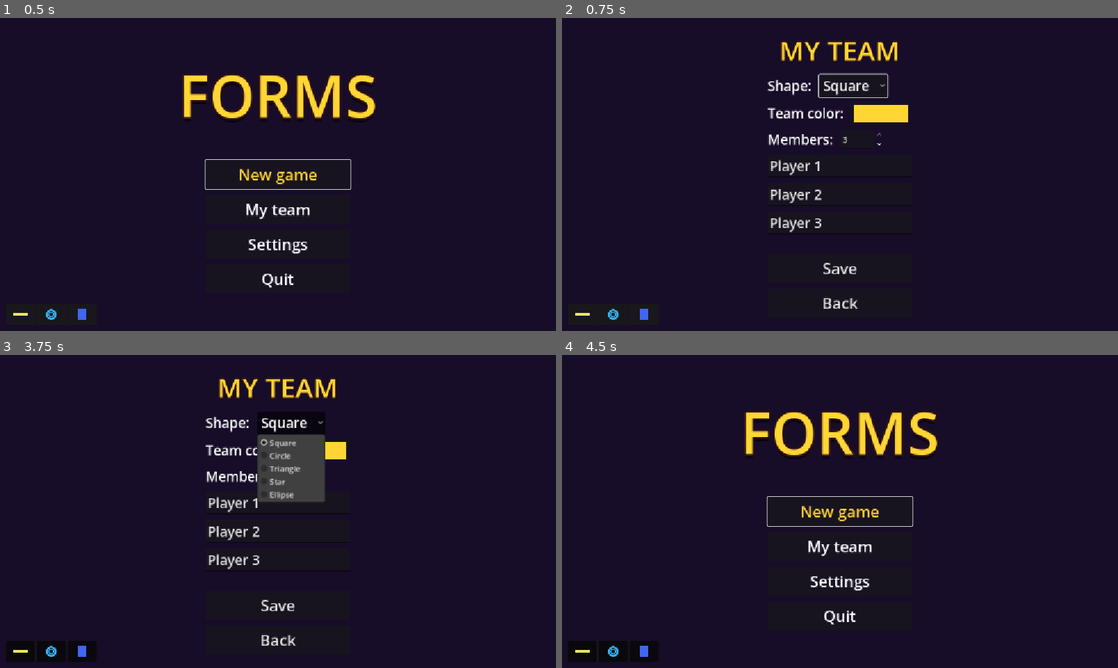
Above: before the commit, frames 1-4 (two rows, left to right).
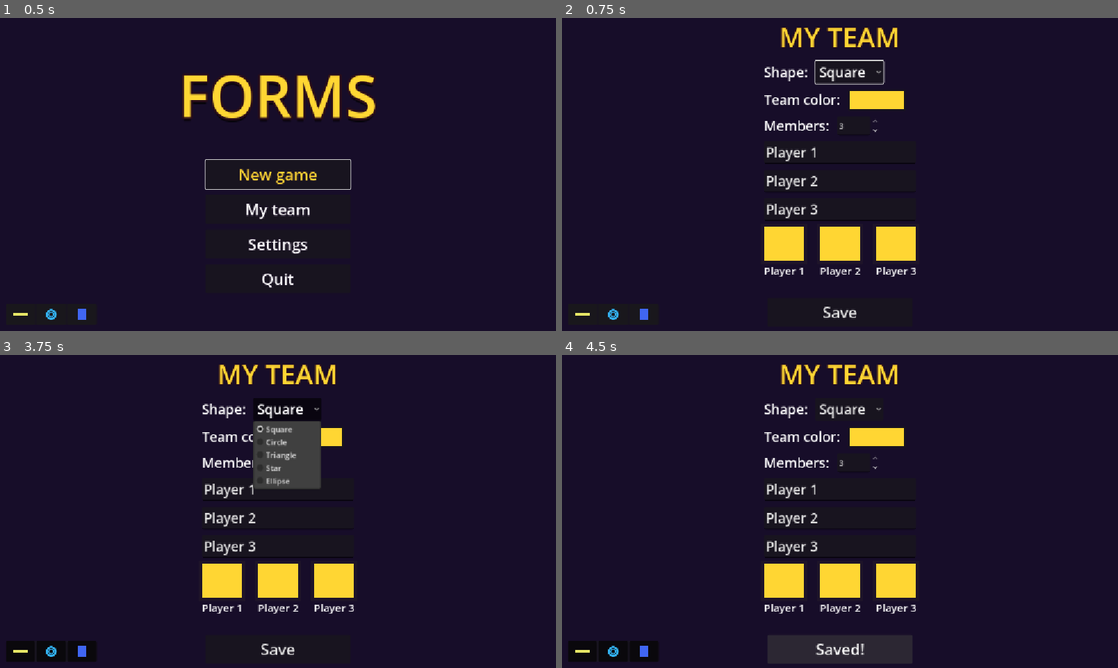
Above: after the commit, the same moments.

Repository: SDVGames-Studio/forms
Game: Godot game, scene res://Main.tscn
Same seed, same stepped clock (60 frames per second), same inputs: the game is played once before the commit and once after it.
Inputs (mouse positions are in pixels of both pictures, inside the frame that each line leads up to):
- Up to frame 1 (0.5 s): no input
- Up to frame 2 (0.75 s): click "My team" at 0.5 s
- Up to frame 3 (3.75 s): click (22, 652) at 1.27 s; click (50, 652) at 2.02 s; click (83, 652) at 2.77 s; click "Square" at 3.5 s
- Up to frame 4 (4.5 s): click (840, 639) at 4.25 s, where only the run before the commit has a clickable "Back"

Frame 1 is identical in both runs. In frame 2, 7.8% of the frame differs, in the area x 36-64%, y 3-96%; in frame 3, 8.5%; in frame 4, 10%, in the area x 32-68%, y 3-99%.

Commit message:
fix(team): live team preview in the team menu, outlined figure shapes (#169)

Diff:
--- a/TeamMenu.gd
+++ b/TeamMenu.gd
@@ -12,6 +12,7 @@
 @onready var _color: ColorPickerButton = %TeamColorPicker
 @onready var _size: SpinBox = %TeamSizeSpinBox
 @onready var _names: Array[LineEdit] = [%Name1Edit, %Name2Edit, %Name3Edit]
+@onready var _preview_row: HBoxContainer = %PreviewRow
 @onready var _save_button: Button = %SaveButton
 @onready var _back_button: Button = %BackButton
 
@@ -19,8 +20,12 @@
 func _ready() -> void:
 	for shape in SHAPES:
 		_shape.add_item(shape.capitalize())
-	_shape.item_selected.connect(func(index: int) -> void: GameConfig.team_shape = SHAPES[index])
-	_color.color_changed.connect(func(color: Color) -> void: GameConfig.team_color = color)
+	_shape.item_selected.connect(func(index: int) -> void:
+		GameConfig.team_shape = SHAPES[index]
+		_refresh_preview())
+	_color.color_changed.connect(func(color: Color) -> void:
+		GameConfig.team_color = color
+		_refresh_preview())
 	_size.value_changed.connect(_on_size_changed)
 	_save_button.pressed.connect(_on_save_pressed)
 	_back_button.pressed.connect(_on_back_pressed)
@@ -31,7 +36,10 @@
 	_size.set_value_no_signal(clampi(_count_named(), 1, 3))
 	for i in _names.size():
 		_names[i].text = GameConfig.member_names[i]
+		_names[i].text_changed.connect(func(_text: String) -> void: _refresh_preview())
 	_update_name_edits()
+	_refresh_preview()
+	_shape.grab_focus()
 	_shape.grab_focus()
 
 
@@ -48,6 +56,33 @@
 	_update_name_edits()
 	for i in int(value):
 		GameConfig.member_names[i] = _names[i].text
+	_refresh_preview()
+
+
+## Issue #169 rework: live preview of the team — one little figure per
+## member with the picked shape, team color and name.
+func _refresh_preview() -> void:
+	for child in _preview_row.get_children():
+		child.queue_free()
+	for i in int(_size.value):
+		var slot := VBoxContainer.new()
+		slot.alignment = BoxContainer.ALIGNMENT_CENTER
+		var figure := Control.new()
+		figure.custom_minimum_size = Vector2(72, 72)
+		var visual: Control = load("res://scripts/ShapeVisual.gd").new()
+		visual.set_anchors_preset(Control.PRESET_FULL_RECT)
+		visual.set_shape(SHAPES[_shape.selected])
+		visual.set_shape_color(_color.color)
+		figure.add_child(visual)
+		var label := Label.new()
+		label.text = _names[i].text.strip_edges()
+		if label.text.is_empty():
+			label.text = GameConfig.member_names[i]
+		label.horizontal_alignment = HORIZONTAL_ALIGNMENT_CENTER
+		label.add_theme_font_size_override("font_size", 22)
+		slot.add_child(figure)
+		slot.add_child(label)
+		_preview_row.add_child(slot)
 
 
 func _update_name_edits() -> void:
--- a/TeamMenu.tscn
+++ b/TeamMenu.tscn
@@ -104,6 +104,12 @@
 text = "Player 3"
 max_length = 16
 
+[node name="PreviewRow" type="HBoxContainer" parent="Menu/Rows"]
+unique_name_in_owner = true
+layout_mode = 2
+theme_override_constants/separation = 32
+alignment = 1
+
 [node name="Spacer" type="Control" parent="Menu/Rows"]
 layout_mode = 2
 custom_minimum_size = Vector2(0, 16)
--- a/scripts/ShapeVisual.gd
+++ b/scripts/ShapeVisual.gd
@@ -8,20 +8,31 @@
 
 @export var shape_color := Color(1, 0.84, 0.2, 1)
 
+## Issue #169 rework: dark outline around the shape so the figure reads
+## clearly against any background.
+@export var outline_color := Color(0.12, 0.08, 0.16, 1.0)
+
+@export var outline_scale := 1.14
+
 
 func _draw() -> void:
 	var size := self.size
+	_draw_shape(size, outline_color, outline_scale)
+	_draw_shape(size, shape_color, 1.0)
+
+
+func _draw_shape(size: Vector2, color: Color, scale_f: float) -> void:
 	var c := size / 2.0
 	match shape:
 		"circle", "ellipse":
 			var y_scale := 1.0 if shape == "circle" else size.y / size.x
-			draw_set_transform(c, 0.0, Vector2(1.0, y_scale))
-			draw_circle(Vector2.ZERO, size.x / 2.0, shape_color)
+			draw_set_transform(c, 0.0, Vector2(scale_f, y_scale * scale_f))
+			draw_circle(Vector2.ZERO, size.x / 2.0, color)
 			draw_set_transform(Vector2.ZERO, 0.0, Vector2.ONE)
 		"triangle":
-			draw_colored_polygon(PackedVector2Array([
+			draw_colored_polygon(_scaled(PackedVector2Array([
 				Vector2(c.x, size.y * 0.06), Vector2(size.x * 0.96, size.y * 0.94), Vector2(size.x * 0.04, size.y * 0.94)
-			]), shape_color)
+			]), c, scale_f), color)
 		"star":
 			var points := PackedVector2Array()
 			var outer := size.x / 2.0
@@ -30,10 +41,18 @@
 				var angle := -PI / 2.0 + TAU * i / 10.0
 				var radius := outer if i % 2 == 0 else inner
 				points.append(c + Vector2(cos(angle), sin(angle)) * radius)
-			draw_colored_polygon(points, shape_color)
+			draw_colored_polygon(_scaled(points, c, scale_f), color)
 		_:
 			# Square: plain filled rect (same look as the authored ColorRect).
-			draw_rect(Rect2(Vector2.ZERO, size), shape_color)
+			var half := size * 0.5 * scale_f
+			draw_rect(Rect2(c - half, half * 2.0), color)
+
+
+func _scaled(points: PackedVector2Array, c: Vector2, scale_f: float) -> PackedVector2Array:
+	var out := PackedVector2Array()
+	for p in points:
+		out.append(c + (p - c) * scale_f)
+	return out
 
 
 func set_shape(value: String) -> void:
